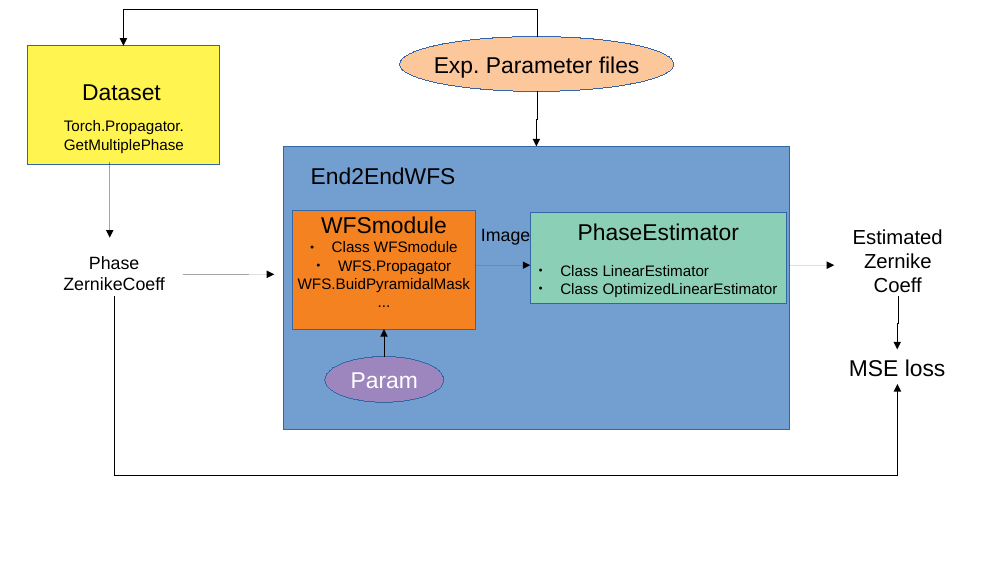
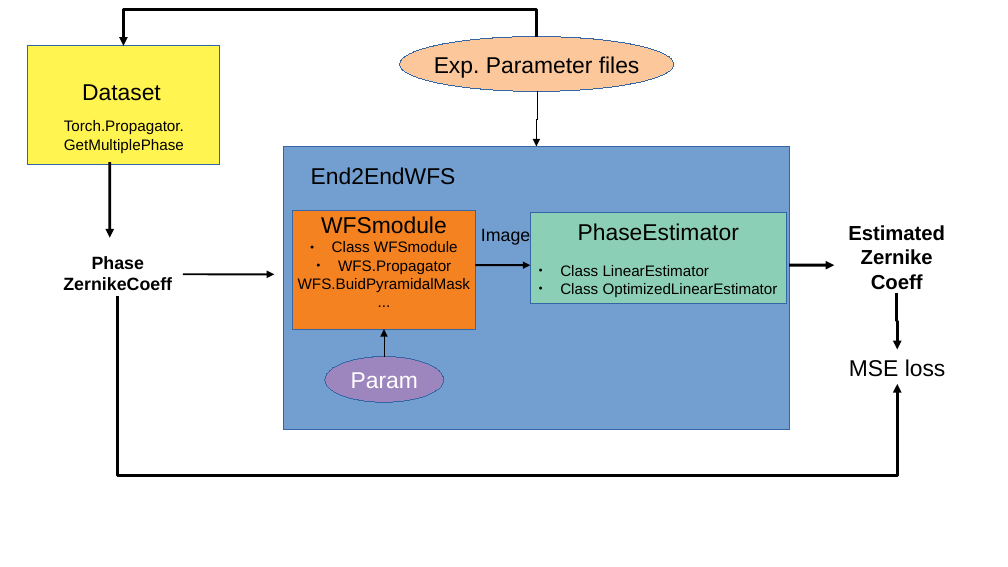
Before and after one commit to ftoyarzun/AI4AO, a slide deck: slide 1 of Images/Pipeline.odp. Drawn at 1008x567 pixels with LibreOffice and Linux fonts; fonts in the diff are those of the drawing. Boxes give left, top, right and bottom in pixels: in the first picture for what was removed or moved away, otherwise in the second. Text is boxed around its words. In the diff, an @@ line names an element or a change of style, - is before the commit and + after.

Commit message:
update scheme

```diff
--- a/Images/Pipeline.odp
+++ b/Images/Pipeline.odp
@@ elbow arrow (537, 37) - (123, 46): stroke #000000 0 pt to #000000 2.3 pt @@
@@ arrow (110, 162) - (110, 238): stroke #000000 0 pt to #000000 2.3 pt @@
@@ text "Estimated" at (848,225,945,294): bold on @@
@@ text "Phase" at (63,256,172,290): bold on @@
@@ arrow (476, 265) - (531, 265): stroke #000000 0 pt to #000000 1.5 pt @@
@@ arrow (789, 265) - (834, 265): stroke #000000 0 pt to #000000 2.3 pt @@
@@ elbow arrow moved from (114, 296) - (897, 384) to (118, 296) - (897, 384) @@
@@ elbow arrow (118, 296) - (897, 384): stroke #000000 0 pt to #000000 2.3 pt @@
@@ arrow (183, 274) - (274, 274): stroke #000000 0 pt to #000000 1.5 pt @@
@@ elbow arrow moved from (898, 296) - (897, 349) to (897, 293) - (897, 349) @@
@@ elbow arrow (897, 293) - (897, 349): stroke #000000 0 pt to #000000 2.3 pt @@
```
